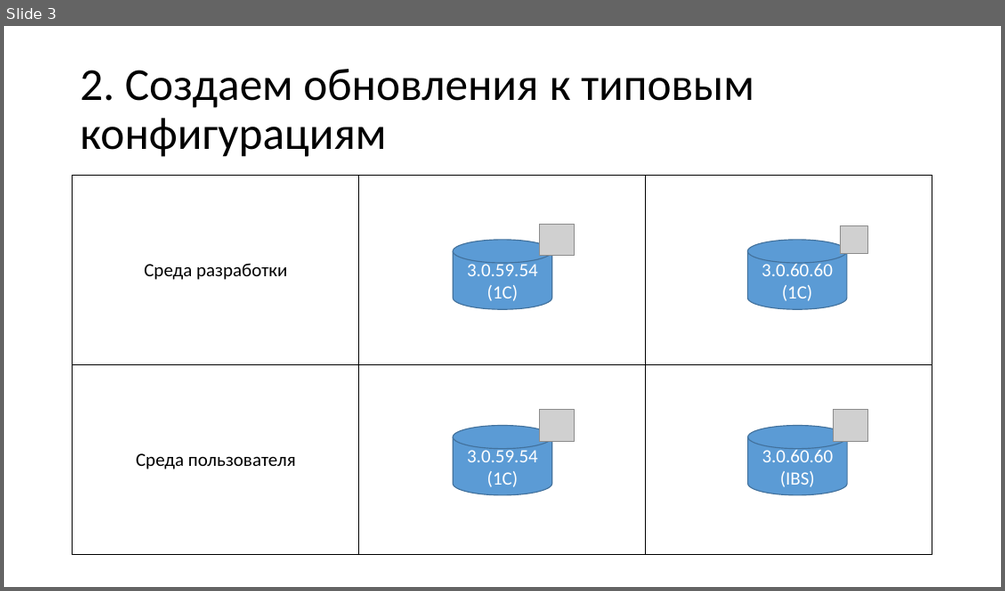
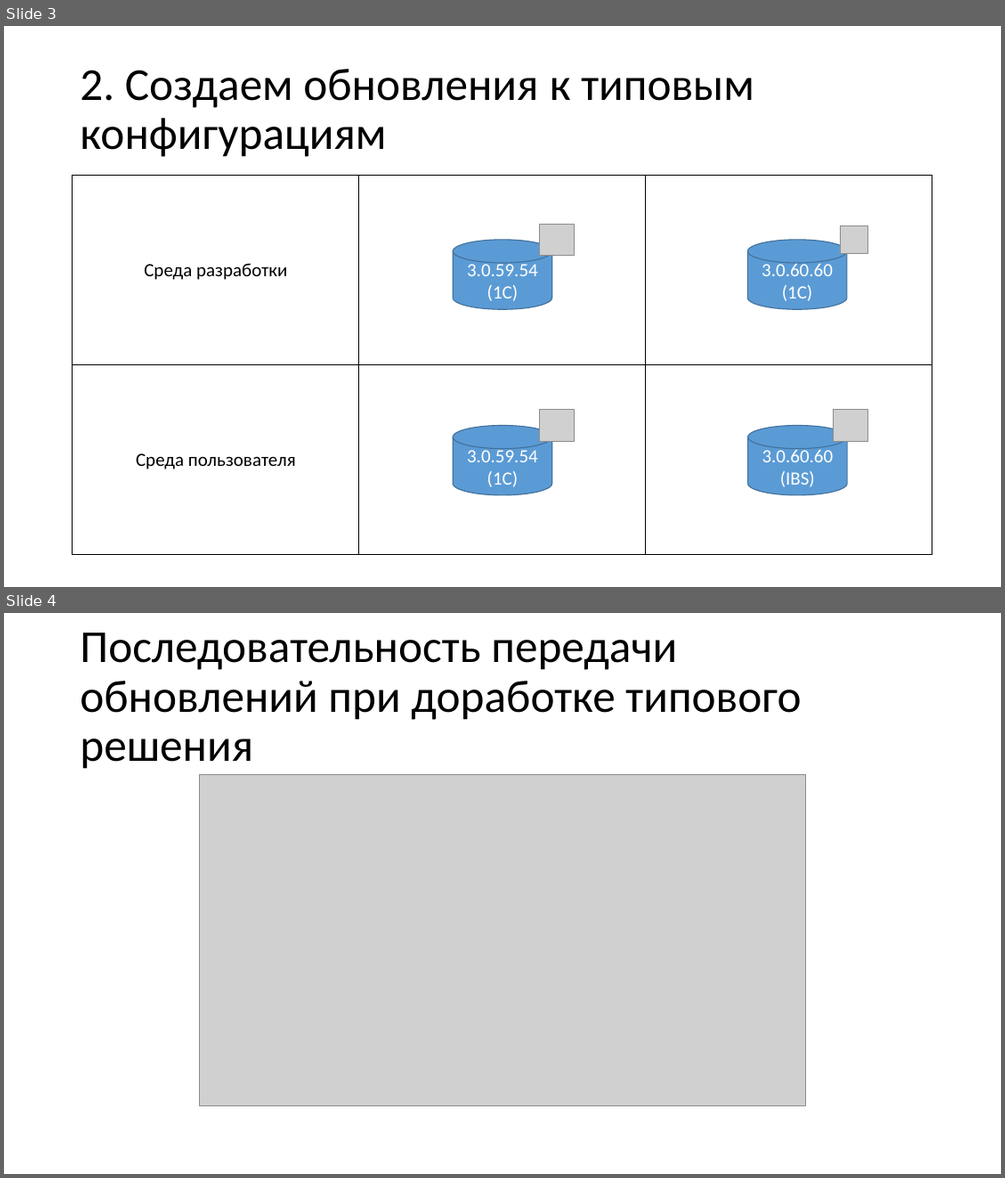
Before and after one commit to shatalxe/PreparingDeliveryFiles, a slide deck: Сосотояния баз.pptx. Shown one above the other, each under a label of ours: slide 3 before the commit, slides 3 and 4 after it. The pictures are 1005x591 and 1005x1178 pixels, drawn with LibreOffice and Linux fonts; fonts in the diff are those of the drawing; grey boxes stand for pictures. Boxes give left, top, right and bottom in pixels: in the first picture for what was removed or moved away, otherwise in the second. Text is boxed around its words. In the diff, an @@ line names an element or a change of style, - is before the commit and + after.

```diff
--- a/Сосотояния баз.pptx
+++ b/Сосотояния баз.pptx
@@ slide 4 added at box(4, 613, 1001, 1174), background #FFFFFF @@
@@ title added at box(80, 633, 801, 769), 44 pt, text #000000 @@
+Последовательность передачи обновлений при доработке типового решения
@@ picture added at box(199, 774, 805, 1106) @@
```
Also in this commit, not shown: 1 slide changed.
